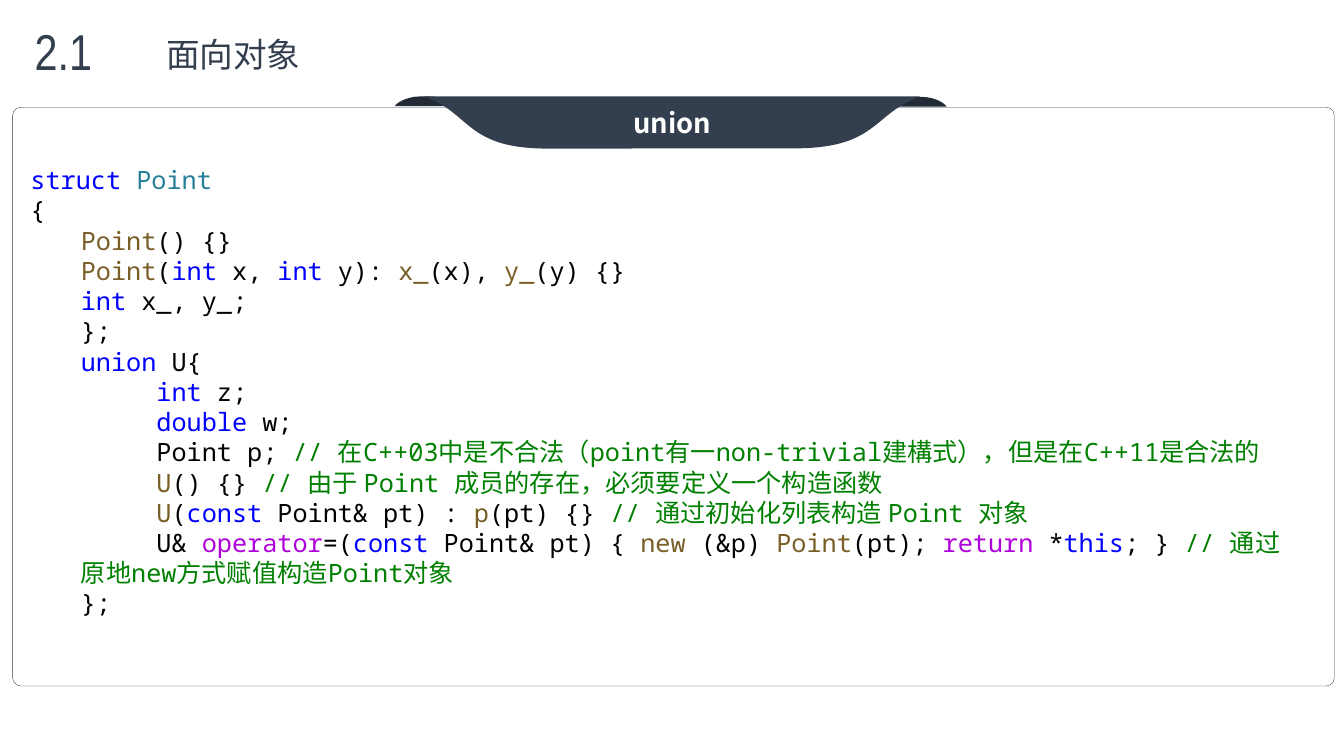
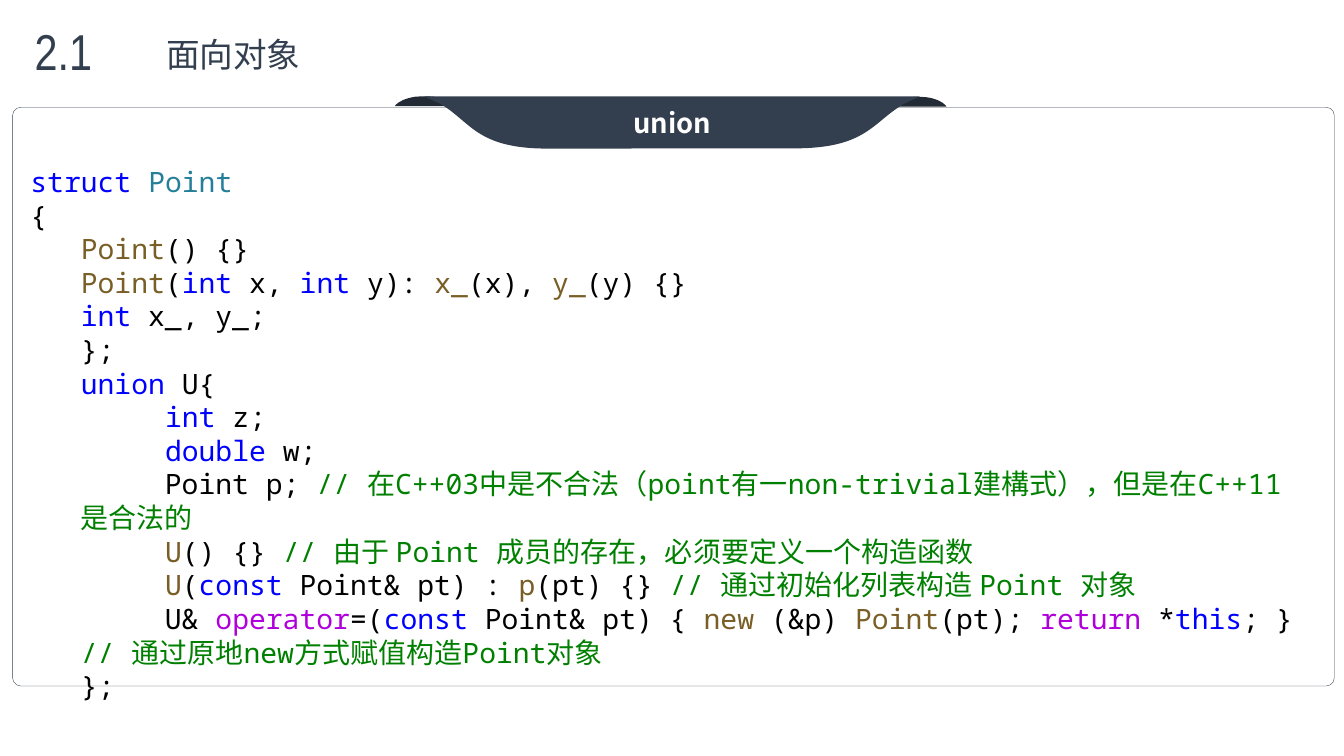
Before and after one commit to max4sharing/modern_cpp, a slide deck: slide 13 of C++11.pptx (slide 12 before the commit). Drawn at 1344x756 pixels with LibreOffice and Linux fonts; fonts in the diff are those of the drawing; background and template pictures are left out. Boxes give left, top, right and bottom in pixels: in the first picture for what was removed or moved away, otherwise in the second. Text is boxed around its words. In the diff, an @@ line names an element or a change of style, - is before the commit and + after.

```diff
--- a/C++11.pptx
+++ b/C++11.pptx
@@ text "struct Point" at (30,170,1282,666): size 18 to 20 pt @@
```
Also in this commit, not shown: 3 other slides changed, 3 slides added.
